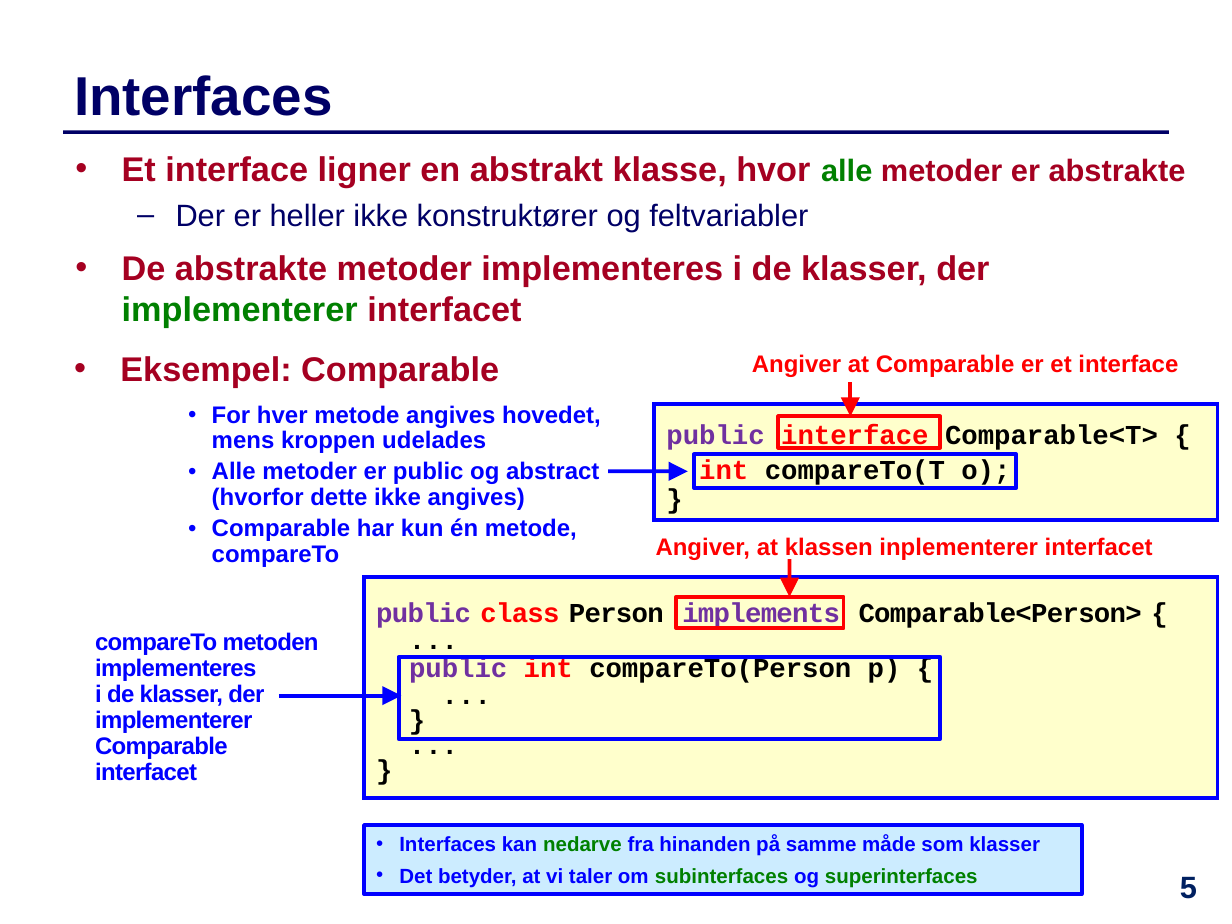
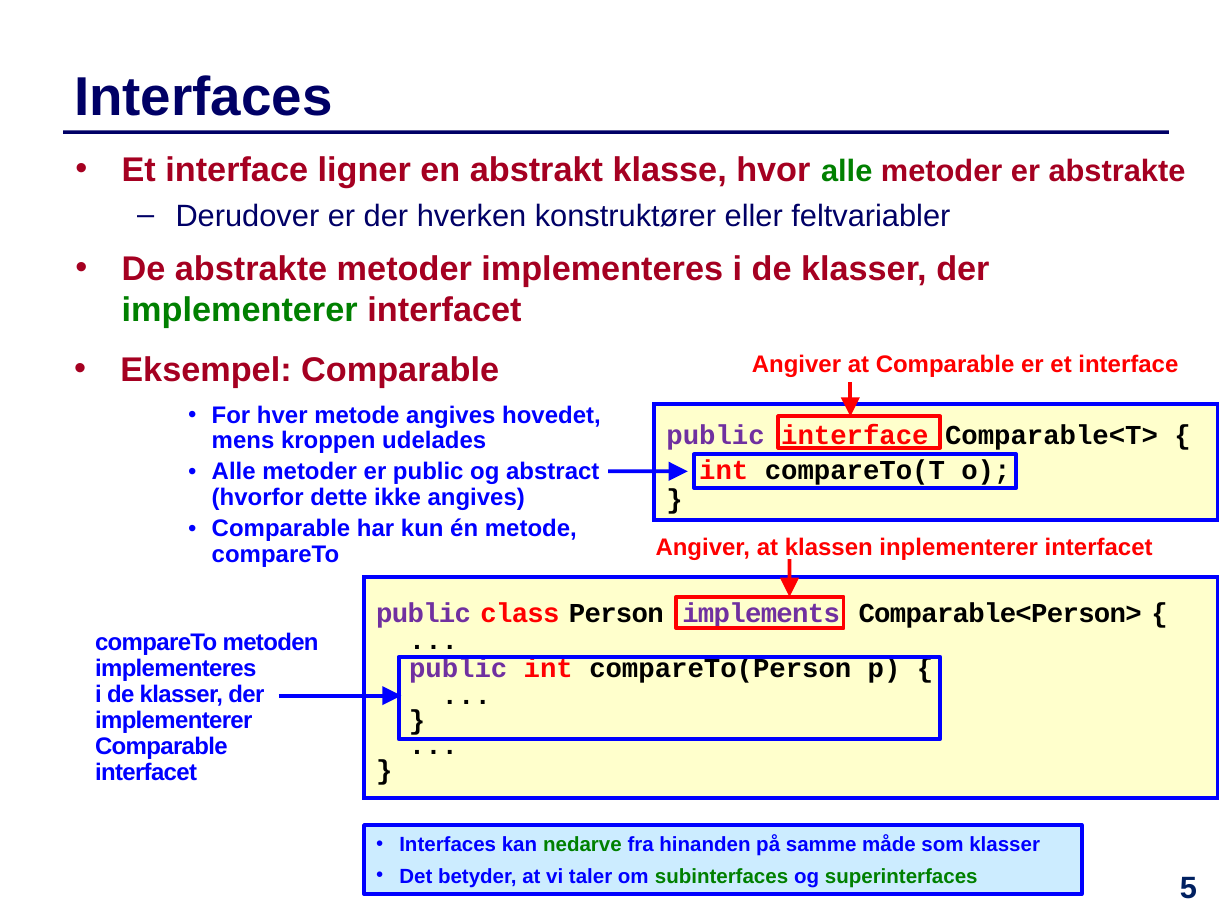
Before and after one commit to IntProgAU/Materiale, a slide deck: slide 5 of web/e21/uge_12/Slides-Uge12.pptx. Drawn at 1232x924 pixels with LibreOffice and Linux fonts; fonts in the diff are those of the drawing. Boxes give left, top, right and bottom in pixels: in the first picture for what was removed or moved away, otherwise in the second. Text is boxed around its words. In the diff, an @@ line names an element or a change of style, - is before the commit and + after.

```diff
--- a/web/e21/uge_12/Slides-Uge12.pptx
+++ b/web/e21/uge_12/Slides-Uge12.pptx
@@ text at box(176, 203, 950, 227): text changed @@
-  – Der er heller ikke konstruktører og feltvariabler
+  – Derudover er der hverken konstruktører eller feltvariabler
```
Also in this commit, not shown: 13 other slides changed, 1 slide added, 1 other file.
